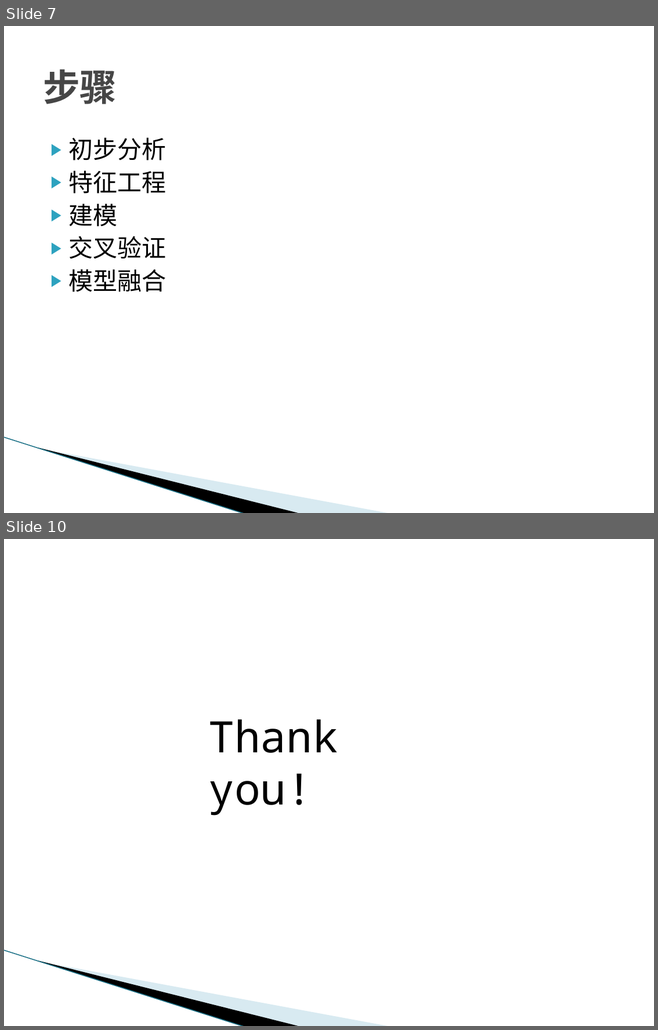
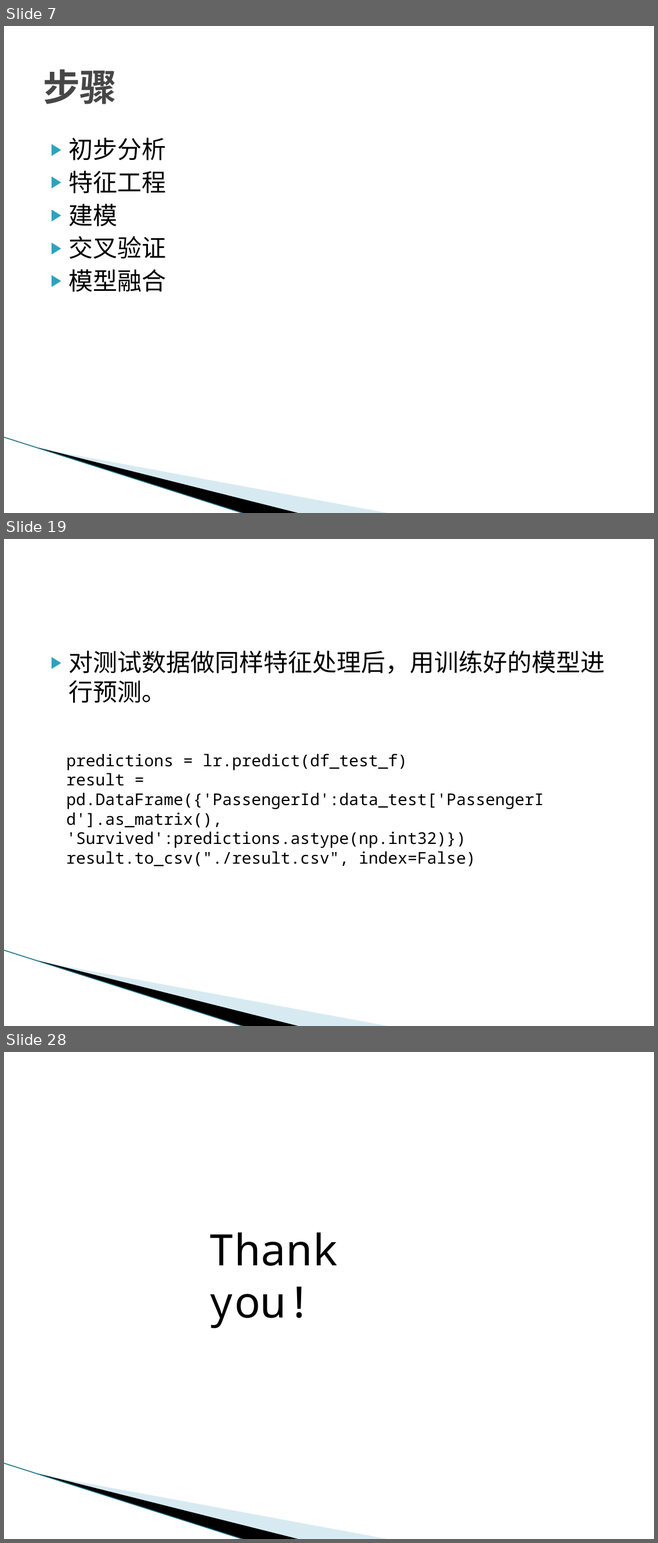
Before and after one commit to evangelist64/ml_test, a slide deck: kaggle/kaggle实战案例分享.pptx. Shown one above the other, each under a label of ours: slides 7 and 10 before the commit, slides 7, 19 and 28 after it; the slides between them are not shown. The pictures are 658x1030 and 658x1543 pixels, drawn with LibreOffice and Linux fonts; fonts in the diff are those of the drawing; background and template pictures are left out. Boxes give left, top, right and bottom in pixels: in the first picture for what was removed or moved away, otherwise in the second. Text is boxed around its words. In the diff, an @@ line names an element or a change of style, - is before the commit and + after.

Commit message:
test~~

```diff
--- a/kaggle/kaggle实战案例分享.pptx
+++ b/kaggle/kaggle实战案例分享.pptx
@@ slide 19 added at (4,539,654,1026), background #FFFFFF; not listed: 3 template elements that a slide beside it also shows @@
@@ text added at (69,650,605,703), 27 pt, text #000000 @@
+▶ 对测试数据做同样特征处理后，用训练好的模型进行预测。
@@ text added at (66,754,543,867), 18 pt, text #000000 @@
+predictions = lr.predict(df_test_f)
+result = pd.DataFrame({'PassengerId':data_test['PassengerId'].as_matrix(), 'Survived':predictions.astype(np.int32)})
+result.to_csv("./result.csv", index=False)
@@ what was slide 10 is now slide 28 @@
```
Also in this commit, not shown: 1 slide changed, 18 other slides added, 1 slide removed, 1 other file.
